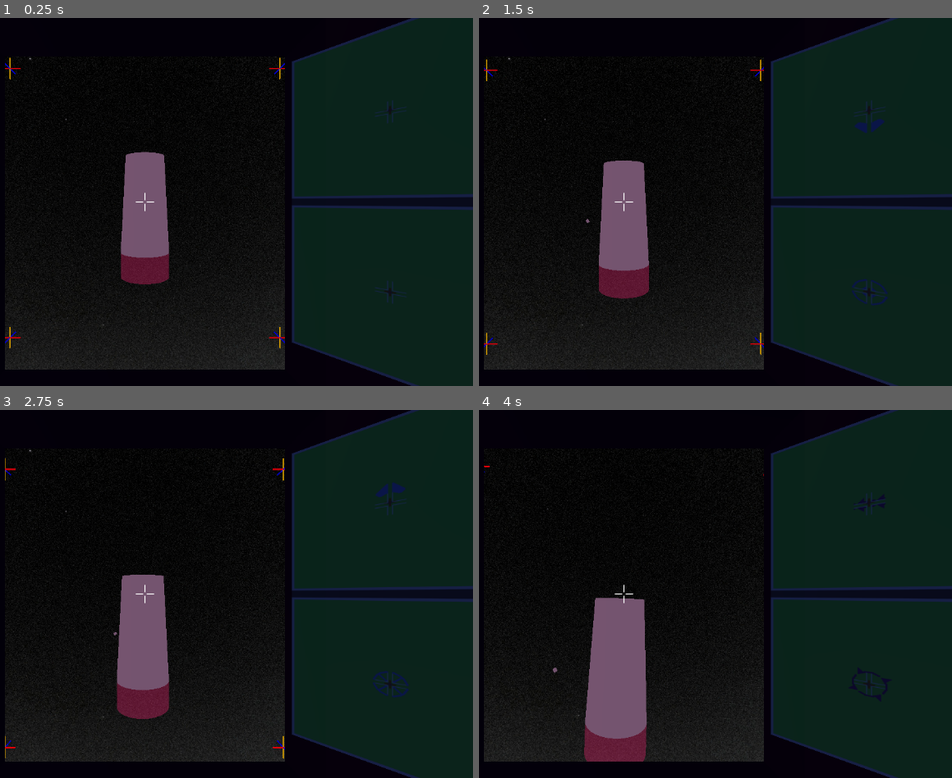
Above: before the commit, frames 1-4 (two rows, left to right).
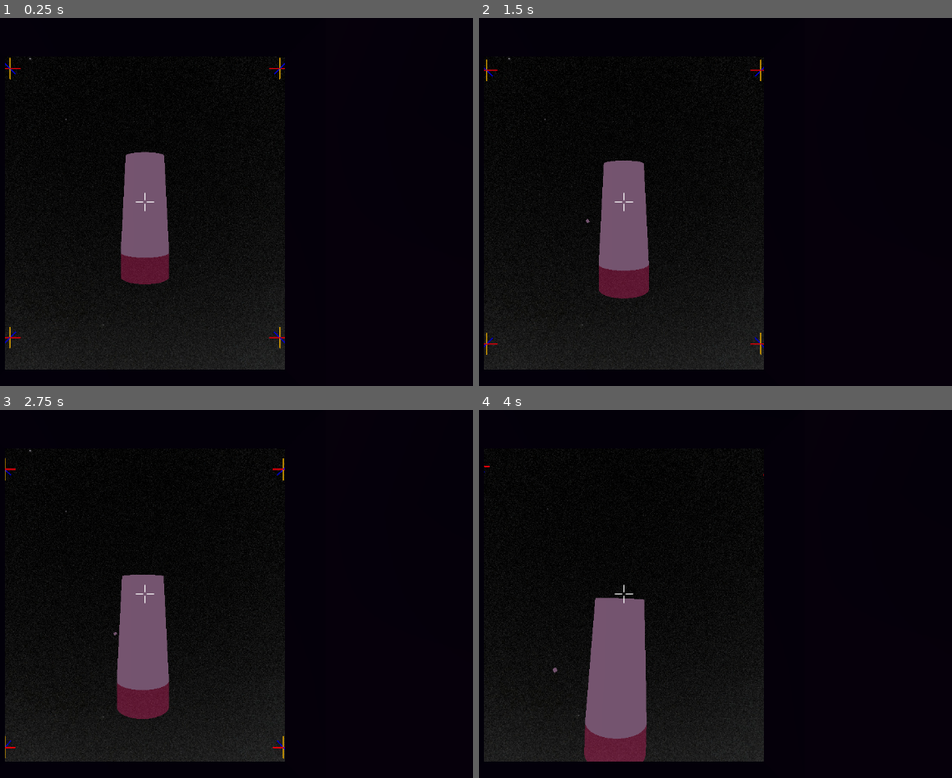
Above: after the commit, the same moments.

Repository: Wake1st/SpaceFlyer
Game: Godot game, scene res://level/space.tscn
Same seed, same stepped clock (60 frames per second), same inputs: the game is played once before the commit and once after it.
Inputs:
- Up to frame 1 (0.25 s): no input
- Up to frame 2 (1.5 s): tap Enter at 0.5 s; hold W (forward) 0.53-1.28 s; hold Keypad 8 (a-pitch) 0.53-1.28 s; hold S (backward) from 1.28 s (still down); tap Keypad 6 (a-roll) at 1.35 s
- Up to frame 3 (2.75 s): tap R (reset_level) at 2 s; release S (backward) at 2.03 s; hold W (forward) from 2.03 s (still down); hold D (a_yaw) from 2.03 s (still down)
- Up to frame 4 (4 s): release D (a_yaw) at 2.78 s; tap F (action) at 2.85 s; release W (forward) at 3.53 s; hold Keypad 4 (left) from 3.53 s (still down); tap Shift (control_mode_swap) at 3.6 s

The runs differ from the first frame. In frame 1, 35% of the frame differs, in the area x 61-100%, y 0-100%; in frame 2, 35%; in frame 3, 35%; in frame 4, 34%.

Commit message:
kind of working, but kind of not

Diff:
--- a/hardware/radar_panel/radar_panel.tscn
+++ b/hardware/radar_panel/radar_panel.tscn
@@ -27,23 +27,114 @@
 material_override = SubResource("StandardMaterial3D_185hk")
 mesh = SubResource("QuadMesh_yedgm")
 
-[node name="Screen" type="SubViewport" parent="."]
+[node name="Control" type="Control" parent="."]
+visible = false
+layout_mode = 3
+anchors_preset = 0
+offset_right = 40.0
+offset_bottom = 40.0
+
+[node name="SubViewportContainer" type="SubViewportContainer" parent="Control"]
+layout_mode = 1
+anchors_preset = -1
+anchor_right = 12.8
+anchor_bottom = 13.084
+offset_right = -472.0
+offset_bottom = -483.36
+
+[node name="Screen" type="SubViewport" parent="Control/SubViewportContainer"]
 unique_name_in_owner = true
-
-[node name="Active" type="Node2D" parent="Screen"]
-
-[node name="XZScan" type="Panel" parent="Screen/Active"]
+handle_input_locally = false
+render_target_update_mode = 0
+
+[node name="Active" type="Node2D" parent="Control/SubViewportContainer/Screen"]
+
+[node name="XZScan" type="Panel" parent="Control/SubViewportContainer/Screen/Active"]
 offset_right = 250.0
 offset_bottom = 250.0
 theme_override_styles/panel = ExtResource("3_wh8w6")
 metadata/_edit_use_anchors_ = true
 
-[node name="XZCenter" type="Sprite2D" parent="Screen/Active"]
+[node name="XZCenter" type="Sprite2D" parent="Control/SubViewportContainer/Screen/Active"]
 z_index = 100
 position = Vector2(125, 125)
 texture = ExtResource("3_bj0be")
 
-[node name="XYScan" type="Panel" parent="Screen/Active"]
+[node name="XZLabels" type="Node2D" parent="Control/SubViewportContainer/Screen/Active"]
+z_index = 10
+position = Vector2(125, 125)
+
+[node name="PosZ" type="RichTextLabel" parent="Control/SubViewportContainer/Screen/Active/XZLabels"]
+anchors_preset = 7
+anchor_left = 0.5
+anchor_top = 1.0
+anchor_right = 0.5
+anchor_bottom = 1.0
+offset_left = -50.0
+offset_top = -130.0
+offset_right = 50.0
+offset_bottom = -46.0
+grow_horizontal = 2
+grow_vertical = 0
+size_flags_horizontal = 4
+size_flags_vertical = 4
+theme_override_colors/default_color = Color(1, 1, 1, 1)
+theme_override_font_sizes/normal_font_size = 20
+text = "FORWARD"
+fit_content = true
+
+[node name="NegZ" type="RichTextLabel" parent="Control/SubViewportContainer/Screen/Active/XZLabels"]
+anchors_preset = 5
+anchor_left = 0.5
+anchor_right = 0.5
+offset_left = -57.5
+offset_top = 100.0
+offset_right = 57.5
+offset_bottom = 156.0
+grow_horizontal = 2
+size_flags_horizontal = 4
+size_flags_vertical = 4
+theme_override_colors/default_color = Color(1, 1, 1, 1)
+theme_override_font_sizes/normal_font_size = 20
+text = "BACKWARD"
+fit_content = true
+
+[node name="PosX" type="RichTextLabel" parent="Control/SubViewportContainer/Screen/Active/XZLabels"]
+anchors_preset = 4
+anchor_top = 0.5
+anchor_bottom = 0.5
+offset_left = 110.0
+offset_top = -70.0
+offset_right = 128.0
+offset_bottom = 70.0
+grow_vertical = 2
+size_flags_horizontal = 4
+size_flags_vertical = 4
+theme_override_colors/default_color = Color(1, 1, 1, 1)
+theme_override_font_sizes/normal_font_size = 20
+text = "RIGHT"
+fit_content = true
+
+[node name="NegX" type="RichTextLabel" parent="Control/SubViewportContainer/Screen/Active/XZLabels"]
+anchors_preset = 6
+anchor_left = 1.0
+anchor_top = 0.5
+anchor_right = 1.0
+anchor_bottom = 0.5
+offset_left = -123.0
+offset_top = -56.0
+offset_right = -105.0
+offset_bottom = 56.0
+grow_horizontal = 0
+grow_vertical = 2
+size_flags_horizontal = 4
+size_flags_vertical = 4
+theme_override_colors/default_color = Color(1, 1, 1, 1)
+theme_override_font_sizes/normal_font_size = 20
+text = "LEFT"
+fit_content = true
+
+[node name="XYScan" type="Panel" parent="Control/SubViewportContainer/Screen/Active"]
 anchors_preset = 2
 anchor_top = 1.0
 anchor_bottom = 1.0
@@ -54,12 +145,86 @@
 theme_override_styles/panel = ExtResource("3_wh8w6")
 metadata/_edit_use_anchors_ = true
 
-[node name="XYCenter" type="Sprite2D" parent="Screen/Active"]
+[node name="XYCenter" type="Sprite2D" parent="Control/SubViewportContainer/Screen/Active"]
 z_index = 100
 position = Vector2(125, 387)
 texture = ExtResource("3_bj0be")
 
-[node name="ZYScan" type="Panel" parent="Screen/Active"]
+[node name="XYLabels" type="Node2D" parent="Control/SubViewportContainer/Screen/Active"]
+z_index = 10
+position = Vector2(125, 387)
+
+[node name="PosY" type="RichTextLabel" parent="Control/SubViewportContainer/Screen/Active/XYLabels"]
+anchors_preset = 7
+anchor_left = 0.5
+anchor_top = 1.0
+anchor_right = 0.5
+anchor_bottom = 1.0
+offset_left = -15.0
+offset_top = -130.0
+offset_right = 15.0
+offset_bottom = -46.0
+grow_horizontal = 2
+grow_vertical = 0
+size_flags_horizontal = 4
+size_flags_vertical = 4
+theme_override_colors/default_color = Color(1, 1, 1, 1)
+theme_override_font_sizes/normal_font_size = 20
+text = "UP"
+fit_content = true
+
+[node name="NegY" type="RichTextLabel" parent="Control/SubViewportContainer/Screen/Active/XYLabels"]
+anchors_preset = 5
+anchor_left = 0.5
+anchor_right = 0.5
+offset_left = -33.0
+offset_top = 100.0
+offset_right = 33.0
+offset_bottom = 156.0
+grow_horizontal = 2
+size_flags_horizontal = 4
+size_flags_vertical = 4
+theme_override_colors/default_color = Color(1, 1, 1, 1)
+theme_override_font_sizes/normal_font_size = 20
+text = "DOWN"
+fit_content = true
+
+[node name="PosX" type="RichTextLabel" parent="Control/SubViewportContainer/Screen/Active/XYLabels"]
+anchors_preset = 4
+anchor_top = 0.5
+anchor_bottom = 0.5
+offset_left = 110.0
+offset_top = -70.0
+offset_right = 128.0
+offset_bottom = 70.0
+grow_vertical = 2
+size_flags_horizontal = 4
+size_flags_vertical = 4
+theme_override_colors/default_color = Color(1, 1, 1, 1)
+theme_override_font_sizes/normal_font_size = 20
+text = "RIGHT"
+fit_content = true
+
+[node name="NegX" type="RichTextLabel" parent="Control/SubViewportContainer/Screen/Active/XYLabels"]
+anchors_preset = 6
+anchor_left = 1.0
+anchor_top = 0.5
+anchor_right = 1.0
+anchor_bottom = 0.5
+offset_left = -123.0
+offset_top = -56.0
+offset_right = -105.0
+offset_bottom = 56.0
+grow_horizontal = 0
+grow_vertical = 2
+size_flags_horizontal = 4
+size_flags_vertical = 4
+theme_override_colors/default_color = Color(1, 1, 1, 1)
+theme_override_font_sizes/normal_font_size = 20
+text = "LEFT"
+fit_content = true
+
+[node name="ZYScan" type="Panel" parent="Control/SubViewportContainer/Screen/Active"]
 anchors_preset = 3
 anchor_left = 1.0
 anchor_top = 1.0
@@ -74,12 +239,86 @@
 theme_override_styles/panel = ExtResource("3_wh8w6")
 metadata/_edit_use_anchors_ = true
 
-[node name="ZYCenter" type="Sprite2D" parent="Screen/Active"]
+[node name="ZYCenter" type="Sprite2D" parent="Control/SubViewportContainer/Screen/Active"]
 z_index = 100
 position = Vector2(387, 387)
 texture = ExtResource("3_bj0be")
 
-[node name="References" type="Control" parent="Screen"]
+[node name="ZYLabels" type="Node2D" parent="Control/SubViewportContainer/Screen/Active"]
+z_index = 10
+position = Vector2(387, 387)
+
+[node name="PosY" type="RichTextLabel" parent="Control/SubViewportContainer/Screen/Active/ZYLabels"]
+anchors_preset = 7
+anchor_left = 0.5
+anchor_top = 1.0
+anchor_right = 0.5
+anchor_bottom = 1.0
+offset_left = -15.0
+offset_top = -130.0
+offset_right = 15.0
+offset_bottom = -46.0
+grow_horizontal = 2
+grow_vertical = 0
+size_flags_horizontal = 4
+size_flags_vertical = 4
+theme_override_colors/default_color = Color(1, 1, 1, 1)
+theme_override_font_sizes/normal_font_size = 20
+text = "UP"
+fit_content = true
+
+[node name="NegY" type="RichTextLabel" parent="Control/SubViewportContainer/Screen/Active/ZYLabels"]
+anchors_preset = 5
+anchor_left = 0.5
+anchor_right = 0.5
+offset_left = -33.0
+offset_top = 100.0
+offset_right = 33.0
+offset_bottom = 156.0
+grow_horizontal = 2
+size_flags_horizontal = 4
+size_flags_vertical = 4
+theme_override_colors/default_color = Color(1, 1, 1, 1)
+theme_override_font_sizes/normal_font_size = 20
+text = "DOWN"
+fit_content = true
+
+[node name="PosZ" type="RichTextLabel" parent="Control/SubViewportContainer/Screen/Active/ZYLabels"]
+anchors_preset = 4
+anchor_top = 0.5
+anchor_bottom = 0.5
+offset_left = 110.0
+offset_top = -70.0
+offset_right = 128.0
+offset_bottom = 70.0
+grow_vertical = 2
+size_flags_horizontal = 4
+size_flags_vertical = 4
+theme_override_colors/default_color = Color(1, 1, 1, 1)
+theme_override_font_sizes/normal_font_size = 20
+text = "FORWARD"
+fit_content = true
+
+[node name="NegZ" type="RichTextLabel" parent="Control/SubViewportContainer/Screen/Active/ZYLabels"]
+anchors_preset = 6
+anchor_left = 1.0
+anchor_top = 0.5
+anchor_right = 1.0
+anchor_bottom = 0.5
+offset_left = -123.0
+offset_top = -56.0
+offset_right = -105.0
+offset_bottom = 56.0
+grow_horizontal = 0
+grow_vertical = 2
+size_flags_horizontal = 4
+size_flags_vertical = 4
+theme_override_colors/default_color = Color(1, 1, 1, 1)
+theme_override_font_sizes/normal_font_size = 20
+text = "BACKWARD"
+fit_content = true
+
+[node name="References" type="Control" parent="Control/SubViewportContainer/Screen"]
 visible = false
 custom_minimum_size = Vector2(10, 10)
 layout_mode = 3
@@ -87,66 +326,66 @@
 offset_right = 40.0
 offset_bottom = 40.0
 
-[node name="RadarPing" type="Sprite2D" parent="Screen/References"]
+[node name="RadarPing" type="Sprite2D" parent="Control/SubViewportContainer/Screen/References"]
 texture = ExtResource("5_y18qg")
 
-[node name="ShipPing" type="Sprite2D" parent="Screen/References"]
+[node name="ShipPing" type="Sprite2D" parent="Control/SubViewportContainer/Screen/References"]
 z_index = 2
 texture = ExtResource("3_23xym")
 
-[node name="ThrustUp" type="Sprite2D" parent="Screen/References"]
+[node name="ThrustUp" type="Sprite2D" parent="Control/SubViewportContainer/Screen/References"]
 z_index = 10
 texture = ExtResource("6_36iww")
 
-[node name="ThrustTowards" type="Sprite2D" parent="Screen/References"]
+[node name="ThrustTowards" type="Sprite2D" parent="Control/SubViewportContainer/Screen/References"]
 z_index = 10
 texture = ExtResource("7_r0umt")
 
-[node name="ThrustAway" type="Sprite2D" parent="Screen/References"]
+[node name="ThrustAway" type="Sprite2D" parent="Control/SubViewportContainer/Screen/References"]
 z_index = 10
 texture = ExtResource("8_u45e5")
 
-[node name="ThrustRight" type="Sprite2D" parent="Screen/References"]
+[node name="ThrustRight" type="Sprite2D" parent="Control/SubViewportContainer/Screen/References"]
 z_index = 10
 rotation = 1.5708
 texture = ExtResource("6_36iww")
 
-[node name="ThrustLeft" type="Sprite2D" parent="Screen/References"]
+[node name="ThrustLeft" type="Sprite2D" parent="Control/SubViewportContainer/Screen/References"]
 z_index = 10
 rotation = -1.5708
 texture = ExtResource("6_36iww")
 
-[node name="ThrustDown" type="Sprite2D" parent="Screen/References"]
+[node name="ThrustDown" type="Sprite2D" parent="Control/SubViewportContainer/Screen/References"]
 z_index = 10
 texture = ExtResource("6_36iww")
 flip_v = true
 
-[node name="PitchPos" type="Sprite2D" parent="Screen/References"]
+[node name="PitchPos" type="Sprite2D" parent="Control/SubViewportContainer/Screen/References"]
 z_index = 10
 texture = ExtResource("9_mxnll")
 flip_v = true
 
-[node name="PitchNeg" type="Sprite2D" parent="Screen/References"]
+[node name="PitchNeg" type="Sprite2D" parent="Control/SubViewportContainer/Screen/References"]
 z_index = 10
 texture = ExtResource("9_mxnll")
 
-[node name="YawPos" type="Sprite2D" parent="Screen/References"]
+[node name="YawPos" type="Sprite2D" parent="Control/SubViewportContainer/Screen/References"]
 z_index = 10
 rotation = -1.5708
 texture = ExtResource("9_mxnll")
 
-[node name="YawNeg" type="Sprite2D" parent="Screen/References"]
+[node name="YawNeg" type="Sprite2D" parent="Control/SubViewportContainer/Screen/References"]
 z_index = 10
 rotation = 1.5708
 texture = ExtResource("9_mxnll")
 
-[node name="RollPos" type="Sprite2D" parent="Screen/References"]
+[node name="RollPos" type="Sprite2D" parent="Control/SubViewportContainer/Screen/References"]
 z_index = 10
 texture = ExtResource("11_daio2")
 
-[node name="RollNeg" type="Sprite2D" parent="Screen/References"]
+[node name="RollNeg" type="Sprite2D" parent="Control/SubViewportContainer/Screen/References"]
 z_index = 10
 texture = ExtResource("11_daio2")
 flip_h = true
 
-[node name="CanvasLayer" type="CanvasLayer" parent="Screen"]
+[node name="CanvasLayer" type="CanvasLayer" parent="Control/SubViewportContainer/Screen"]
